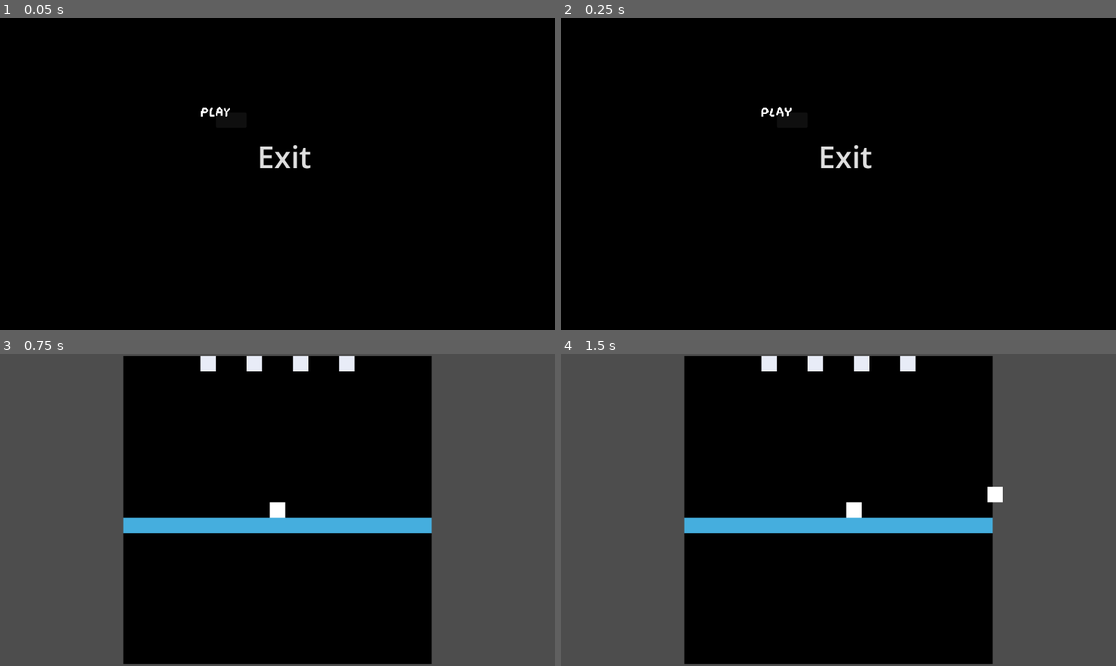
Above: before the commit, frames 1-4 (two rows, left to right).
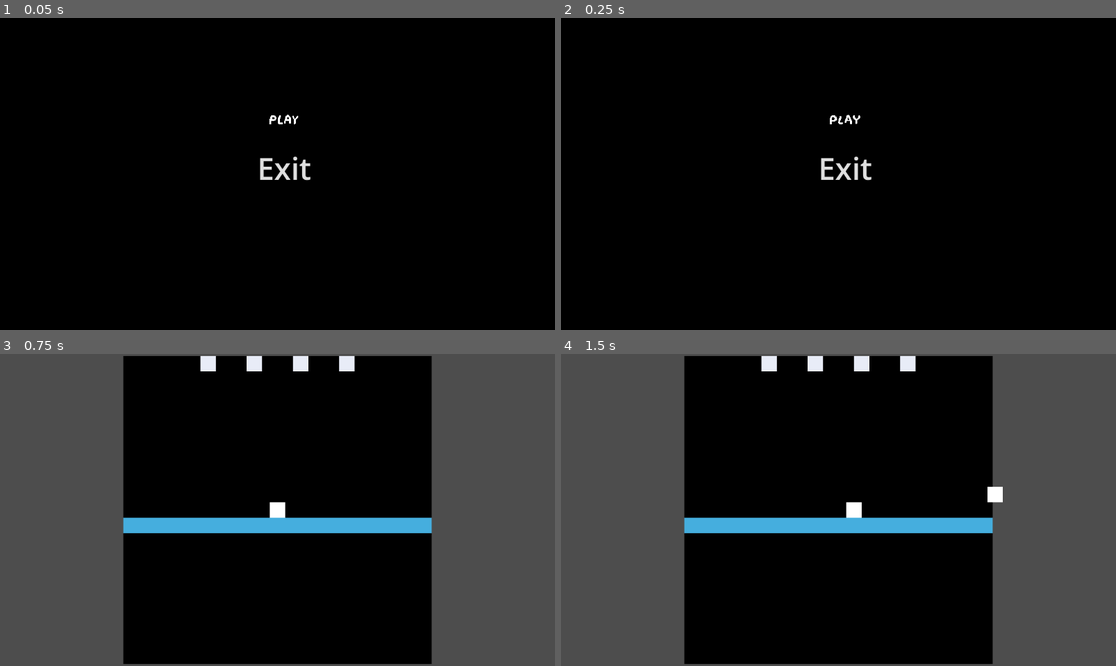
Above: after the commit, the same moments.

Repository: ChrisCee2/20gc3frogger
Game: Godot game, scene res://ui/main_menu.tscn
The game is run twice, just before and just after one commit, with the same random seed, the same clock (stepped at 60 frames per second) and the same inputs.
Inputs (mouse positions are in pixels of both pictures, inside the frame that each line leads up to; where the layout moved, square brackets give the same spot in the first picture):
- Up to frame 1 (0.05 s): no input
- Up to frame 2 (0.25 s): no input
- Up to frame 3 (0.75 s): click (283, 456) [233, 456] at 0.5 s
- Up to frame 4 (1.5 s): tap Enter at 1.25 s; move the mouse to (960, 494) at 1.27 s; hold D (right) from 1.28 s (still down)

The runs differ from the first frame. In frame 1, 0.6% of the frame differs, in the area x 36-56%, y 28-53%; in frame 2, 0.6%; in frame 3, nothing differs; in frame 4, nothing differs.

Commit message:
GC3-14: Animated button for play button

Diff:
--- a/ui/animated_button.gd
+++ b/ui/animated_button.gd
@@ -1,25 +1,8 @@
-class_name AnimatedButton extends Button
+class_name AnimatedButton extends TextureButton
 
-@export var sprite: Sprite2D
 @export var animation_player: AnimationPlayer
 
-var original_position: Vector2 = Vector2.ZERO
-
 func _ready() -> void:
-	play_animation("normal")
-	focus_entered.connect(_on_focus_entered)
-	focus_exited.connect(_on_focus_exited)
-	original_position = sprite.global_position
-
-func _process(delta: float) -> void:
-	sprite.global_position = global_position
-	size = sprite.get_rect().size
-	global_position = original_position
-
-func _on_focus_entered() -> void:
-	play_animation("focus")
-
-func _on_focus_exited() -> void:
 	play_animation("normal")
 
 func play_animation(animation_name: String):
--- a/ui/animated_button.tscn
+++ b/ui/animated_button.tscn
@@ -2,10 +2,12 @@
 
 [ext_resource type="Script" uid="uid://r5s84h3hnl8x" path="res://ui/animated_button.gd" id="1_xa4a8"]
 
-[node name="AnimatedButton" type="Button"]
+[node name="AnimatedButton" type="TextureButton"]
 anchors_preset = 15
 anchor_right = 1.0
 anchor_bottom = 1.0
 grow_horizontal = 2
 grow_vertical = 2
+size_flags_horizontal = 4
+size_flags_vertical = 4
 script = ExtResource("1_xa4a8")
--- a/ui/main_menu.gd
+++ b/ui/main_menu.gd
@@ -1,7 +1,7 @@
 class_name MainMenu extends Control
 
-@onready var play_button: Button = $GridContainer/PlayButton
-@onready var exit_button: Button = $GridContainer/ExitButton
+@onready var play_button: BaseButton = $GridContainer/PlayButton
+@onready var exit_button: BaseButton = $GridContainer/ExitButton
 
 @onready var play_button_ap: AnimationPlayer = $GridContainer/PlayButton/AnimationPlayer
 
--- a/ui/main_menu.tscn
+++ b/ui/main_menu.tscn
@@ -1,25 +1,45 @@
-[gd_scene load_steps=9 format=3 uid="uid://c35hauik4nvs6"]
+[gd_scene load_steps=11 format=3 uid="uid://c35hauik4nvs6"]
 
 [ext_resource type="Script" uid="uid://c6no1pcq8lf0c" path="res://ui/main_menu.gd" id="1_t7e0r"]
-[ext_resource type="Texture2D" uid="uid://dl7l8tl7n3y2h" path="res://sprites/sprite_sheets/play_button.png" id="2_0dkrt"]
+[ext_resource type="Texture2D" uid="uid://cd4jdrtuc2vk5" path="res://sprites/sprite_sheets/play_button.png" id="2_0dkrt"]
 [ext_resource type="PackedScene" uid="uid://0vgeujdmi23w" path="res://ui/animated_button.tscn" id="2_wk0pr"]
 
-[sub_resource type="Animation" id="Animation_wk0pr"]
+[sub_resource type="AtlasTexture" id="AtlasTexture_wk0pr"]
+atlas = ExtResource("2_0dkrt")
+region = Rect2(0, 0, 64, 32)
+
+[sub_resource type="AtlasTexture" id="AtlasTexture_rmr83"]
+atlas = ExtResource("2_0dkrt")
+region = Rect2(0, 0, 64, 32)
+
+[sub_resource type="Animation" id="Animation_8uxxo"]
 length = 0.001
 tracks/0/type = "value"
 tracks/0/imported = false
 tracks/0/enabled = true
-tracks/0/path = NodePath("Sprite2D:frame")
+tracks/0/path = NodePath(".:texture_normal:region")
 tracks/0/interp = 1
 tracks/0/loop_wrap = true
 tracks/0/keys = {
 "times": PackedFloat32Array(0),
 "transitions": PackedFloat32Array(1),
-"update": 1,
-"values": [0]
+"update": 0,
+"values": [Rect2(0, 0, 64, 32)]
+}
+tracks/1/type = "value"
+tracks/1/imported = false
+tracks/1/enabled = true
+tracks/1/path = NodePath(".:texture_hover:region")
+tracks/1/interp = 1
+tracks/1/loop_wrap = true
+tracks/1/keys = {
+"times": PackedFloat32Array(0),
+"transitions": PackedFloat32Array(1),
+"update": 0,
+"values": [Rect2(0, 0, 64, 32)]
 }
 
-[sub_resource type="Animation" id="Animation_0dkrt"]
+[sub_resource type="Animation" id="Animation_ei257"]
 resource_name = "normal"
 length = 0.45
 loop_mode = 1
@@ -27,20 +47,32 @@
 tracks/0/type = "value"
 tracks/0/imported = false
 tracks/0/enabled = true
-tracks/0/path = NodePath("Sprite2D:frame")
+tracks/0/path = NodePath(".:texture_normal:region")
 tracks/0/interp = 1
 tracks/0/loop_wrap = true
 tracks/0/keys = {
 "times": PackedFloat32Array(0, 0.15, 0.3),
-"transitions": PackedFloat32Array(1, 1, 1),
-"update": 1,
-"values": [0, 1, 2]
+"transitions": PackedFloat32Array(1e+06, 1e+06, 1e+06),
+"update": 0,
+"values": [Rect2(0, 0, 64, 32), Rect2(64, 0, 64, 32), Rect2(128, 0, 64, 32)]
+}
+tracks/1/type = "value"
+tracks/1/imported = false
+tracks/1/enabled = true
+tracks/1/path = NodePath(".:texture_hover:region")
+tracks/1/interp = 1
+tracks/1/loop_wrap = true
+tracks/1/keys = {
+"times": PackedFloat32Array(0, 0.15, 0.3),
+"transitions": PackedFloat32Array(1e+06, 1e+06, 1e+06),
+"update": 0,
+"values": [Rect2(0, 32, 64, 32), Rect2(64, 32, 64, 32), Rect2(128, 32, 64, 32)]
 }
 
-[sub_resource type="AnimationLibrary" id="AnimationLibrary_rmr83"]
+[sub_resource type="AnimationLibrary" id="AnimationLibrary_ei257"]
 _data = {
-&"RESET": SubResource("Animation_wk0pr"),
-&"normal": SubResource("Animation_0dkrt")
+&"RESET": SubResource("Animation_8uxxo"),
+&"normal": SubResource("Animation_ei257")
 }
 
 [sub_resource type="StyleBoxEmpty" id="StyleBoxEmpty_p3jrs"]
@@ -85,21 +117,15 @@
 offset_bottom = 154.0
 theme_override_constants/v_separation = 40
 
-[node name="PlayButton" parent="GridContainer" node_paths=PackedStringArray("sprite", "animation_player") instance=ExtResource("2_wk0pr")]
+[node name="PlayButton" parent="GridContainer" node_paths=PackedStringArray("animation_player") instance=ExtResource("2_wk0pr")]
 layout_mode = 2
-size_flags_horizontal = 4
-size_flags_vertical = 4
-sprite = NodePath("Sprite2D")
+texture_normal = SubResource("AtlasTexture_wk0pr")
+texture_hover = SubResource("AtlasTexture_rmr83")
 animation_player = NodePath("AnimationPlayer")
-
-[node name="Sprite2D" type="Sprite2D" parent="GridContainer/PlayButton"]
-texture_filter = 1
-texture = ExtResource("2_0dkrt")
-hframes = 3
 
 [node name="AnimationPlayer" type="AnimationPlayer" parent="GridContainer/PlayButton"]
 libraries = {
-&"": SubResource("AnimationLibrary_rmr83")
+&"": SubResource("AnimationLibrary_ei257")
 }
 
 [node name="ExitButton" type="Button" parent="GridContainer"]
Binary file changed: sprites/aseprite/play_button.aseprite
Binary file changed: sprites/sprite_sheets/play_button.png
Not shown, changed: sprites/sprite_sheets/play_button.png.import
